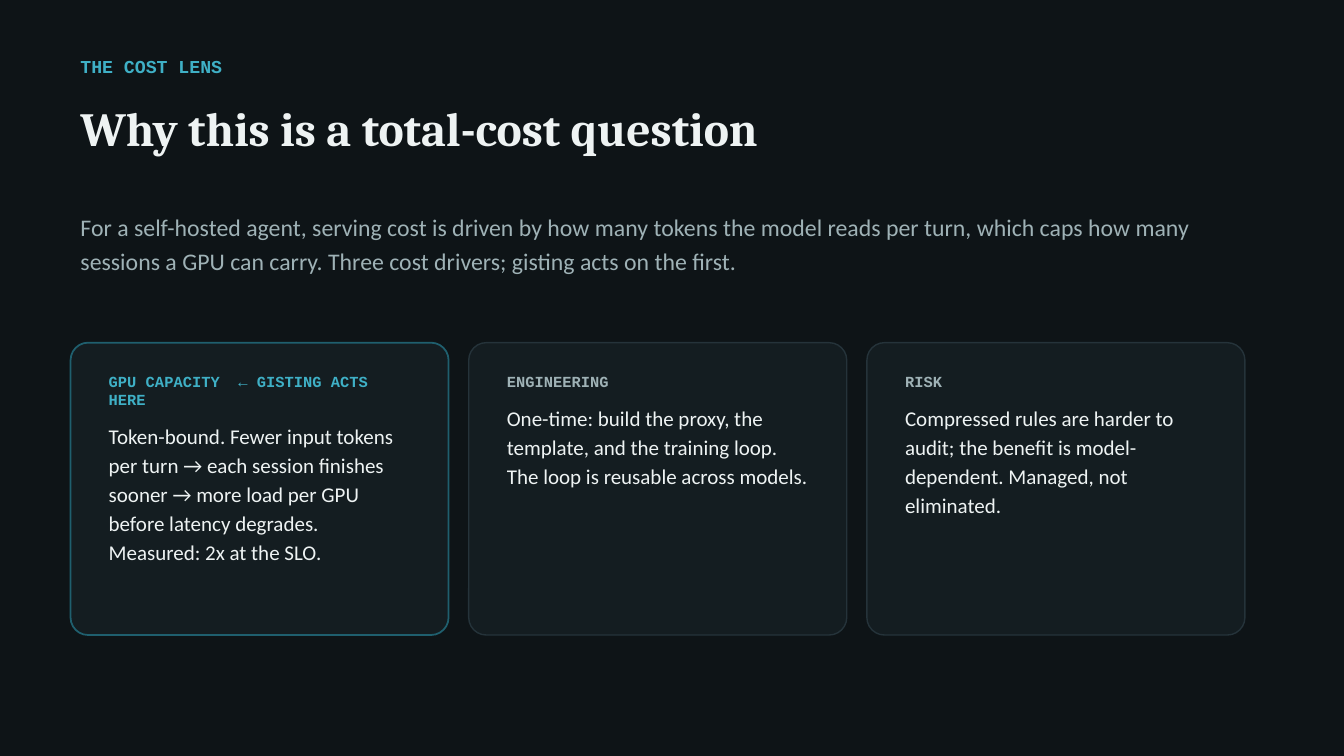
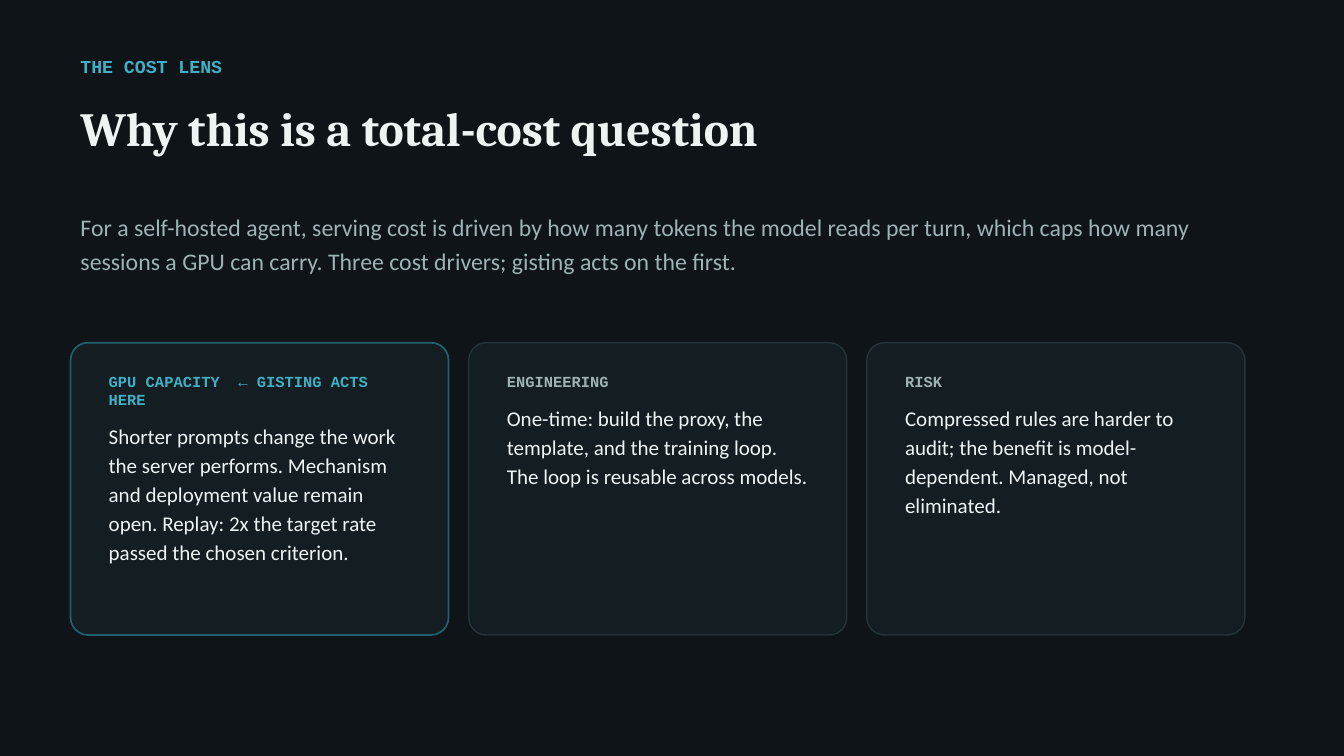
Before and after one commit to arunmenon/gisting-coding-agent, a slide deck: slide 3 of Gisting-CTO-deck.pptx. Drawn at 1344x756 pixels with LibreOffice and Linux fonts; fonts in the diff are those of the drawing. Boxes give left, top, right and bottom in pixels: in the first picture for what was removed or moved away, otherwise in the second. Text is boxed around its words. In the diff, an @@ line names an element or a change of style, - is before the commit and + after.

```diff
--- a/Gisting-CTO-deck.pptx
+++ b/Gisting-CTO-deck.pptx
@@ text at [109,429,396,564]: text changed @@
-Token-bound. Fewer input tokens per turn → each session finishes sooner → more load per GPU before latency degrades. Measured: 2x at the SLO.
+Shorter prompts change the work the server performs. Mechanism and deployment value remain open. Replay: 2x the target rate passed the chosen criterion.
```
Also in this commit, not shown: 7 other slides changed, 16 other files.
